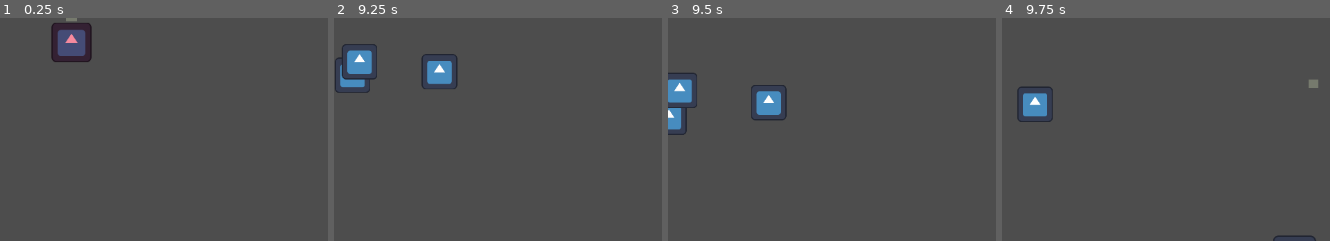
Above: before the commit, frames 1-4 (left to right).
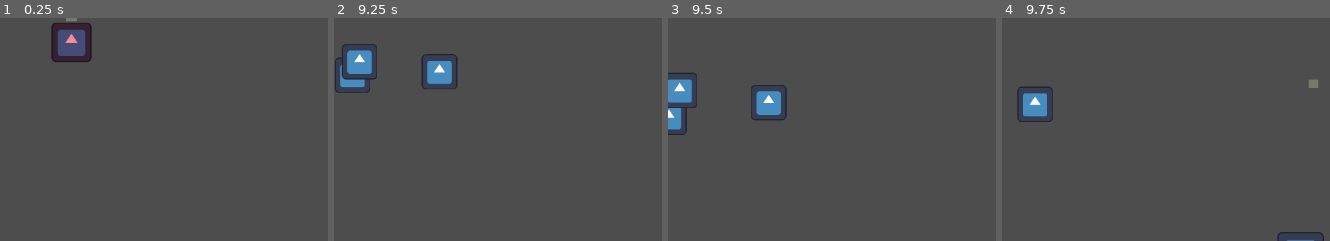
Above: after the commit, the same moments.

Repository: pradoh97/horde
Game: Godot game, scene res://level.tscn
Same seed, same stepped clock (60 frames per second), same inputs: the game is played once before the commit and once after it. The engine's default icon, where the game draws it, is replaced by a stand-in: a white triangle on a blue panel in a dark square.
Inputs (mouse positions are % of the whole screen's width and height, from its top left):
- Up to frame 1 (0.25 s): no input
- Up to frame 2 (9.25 s): tap Enter at 0.5, 5.75 s; move the mouse to (88, 45) at 0.52 s; press the mouse at (88, 45) at 0.53 s; release the mouse at (88, 45) at 1.25 s; tap Space at 1.25 s; drag from (37, 55) to (88, 45) at 1.27 s; move the mouse to (73, 28) at 2.02 s; hold Mouse wheel up (mouse_scroll_up) 2.03-2.75 s; click (73, 28) at 2.17 s; drag from (55, 70) to (71, 42) at 2.77 s; move the mouse to (97, 65) at 3.52 s; hold Mouse wheel down (mouse_scroll_down) 3.53-4.25 s; click (97, 65) at 3.67 s; drag from (24, 35) to (69, 51) at 4.27 s; move the mouse to (67, 50) at 5.02 s; press the mouse at (67, 50) at 5.03 s; release the mouse at (67, 50) at 5.75 s; drag from (43, 24) to (56, 45) at 5.77 s; move the mouse to (88, 45) at 6.52 s; hold Mouse wheel up (mouse_scroll_up) 6.53-7.25 s; click (88, 45) at 6.67 s; drag from (37, 55) to (75, 33) at 7.27 s; move the mouse to (73, 28) at 8.02 s; hold Mouse wheel down (mouse_scroll_down) 8.03-8.75 s; click (73, 28) at 8.17 s; drag from (55, 70) to (25, 59) at 8.77 s
- Up to frame 3 (9.5 s): no input
- Up to frame 4 (9.75 s): move the mouse to (97, 65) at 9.52 s; press the mouse at (97, 65) at 9.53 s
The pictures show only the part of the screen within x 50-100%, y 50-100%; the shares and areas given below are measured in that part.

Frames 1-3 are identical in both runs. In frame 4, 0.3% of the frame differs, in the area x 82-99%, y 95-100%.

Commit message:
Move resources required to fare

Diff:
--- a/resources/buildings/building.gd
+++ b/resources/buildings/building.gd
@@ -1,17 +1,9 @@
 class_name Building extends Area2D
 
-@export var troops_to_capture: int = 5
-@export var wood_to_capture: int = 5
-@export var stone_to_capture: int = 5
-@export var food_to_capture: int = 5
 @export var tween_duration: float = 1
 @export var inner_color_converted: Color
 @export var outer_color_converted: Color
 var captured = false
-var troops_in: int = 0
-var wood_in: int = 0
-var stone_in: int = 0
-var food_in: int = 0
 
 func capture_building():
 	captured = true
@@ -20,6 +12,3 @@
 	tween.tween_property(%Polygon2D, "color", inner_color_converted, tween_duration)
 	tween.tween_property(%Polygon2D2, "color", outer_color_converted, tween_duration)
 	tween.tween_property(self, "modulate", Color(1.0, 1.0, 1.0, 1.0), tween_duration)
-
-func _on_body_entered(_minion: Minion):
-	pass
--- a/resources/buildings/building.tscn
+++ b/resources/buildings/building.tscn
@@ -1,7 +1,7 @@
 [gd_scene load_steps=4 format=3 uid="uid://fcr0jybfv1cu"]
 
 [ext_resource type="Script" uid="uid://csvocenqac3ml" path="res://resources/buildings/building.gd" id="1_vondu"]
-[ext_resource type="Texture2D" uid="uid://os84bgw76vq" path="res://icon.svg" id="2_0srbn"]
+[ext_resource type="PackedScene" uid="uid://cfu1phpk1aprv" path="res://resources/fare.tscn" id="2_vondu"]
 
 [sub_resource type="RectangleShape2D" id="RectangleShape2D_0b4ue"]
 size = Vector2(507, 365)
@@ -23,25 +23,7 @@
 [node name="Polygon2D" type="Polygon2D" parent="."]
 polygon = PackedVector2Array(1, -30, 1, -190, 133, -190, 133, -283, 185, -283, 185, -333, 246, -333, 246, -283, 300, -283, 300, -191, 446, -191, 446, -30)
 
-[node name="Requirements" type="HBoxContainer" parent="."]
-offset_left = 95.0
-offset_top = -557.0
-offset_right = 327.0
-offset_bottom = -382.0
-alignment = 1
-
-[node name="MinionIcon" type="TextureRect" parent="Requirements"]
-layout_mode = 2
-size_flags_horizontal = 3
-texture = ExtResource("2_0srbn")
-expand_mode = 4
-stretch_mode = 5
-
-[node name="MinionCount" type="Label" parent="Requirements"]
-unique_name_in_owner = true
-layout_mode = 2
-theme_override_font_sizes/font_size = 128
-text = "0  "
-horizontal_alignment = 1
+[node name="Fare" parent="." instance=ExtResource("2_vondu")]
+one_time_pay = true
 
 [connection signal="body_entered" from="." to="." method="_on_body_entered"]
--- a/resources/buildings/city.gd
+++ b/resources/buildings/city.gd
@@ -3,12 +3,6 @@
 @export var max_spawn_speed: float = 1500
 @export var min_spawn_speed: float = 700
 @export var recruit_food_cost: int = 2
-
-func _ready():
-	update_troops_count_label()
-
-func update_troops_count_label():
-	%MinionCount.text = str(troops_to_capture - troops_in)
 
 func spawn_troop():
 	var new_minion: Minion = Minion.new_minion()
@@ -19,19 +13,8 @@
 	new_minion.velocity = Vector2(randf_range(-max_spawn_speed, max_spawn_speed), randf_range(-max_spawn_speed, max_spawn_speed))
 
 func _on_body_entered(minion: Minion):
-	if not captured:
-		if minion.army and not minion.is_leading:
-			troops_in += 1
-			minion.kill()
-			update_troops_count_label()
-		if troops_to_capture - troops_in == 0:
-			var tween = create_tween()
-			tween.set_parallel()
-			tween.tween_property(%Resources, "modulate", Color.TRANSPARENT, tween_duration)
-			tween.tween_property($KingConvert, "modulate", Color(1.0, 1.0, 1.0, 1.0), tween_duration)
-			$KingConvert.enable()
-			capture_building()
-			$StockPile.capture_building()
+	if not captured and minion.army and not minion.is_leading and $Fare.is_payment_valid(minion):
+		$Fare.charge_payment(minion)
 
 func _on_level_day_passed():
 	if captured:
@@ -42,3 +25,12 @@
 
 func _on_king_convert_activated():
 	$WeaponRack.enable()
+
+
+func _on_fare_payed(_minion):
+	var tween = create_tween()
+	tween.set_parallel()
+	tween.tween_property($KingConvert, "modulate", Color(1.0, 1.0, 1.0, 1.0), tween_duration)
+	$KingConvert.enable()
+	capture_building()
+	$StockPile.capture_building()
--- a/resources/buildings/city.tscn
+++ b/resources/buildings/city.tscn
@@ -1,10 +1,10 @@
 [gd_scene load_steps=7 format=3 uid="uid://bx2ov2sv7h0q0"]
 
 [ext_resource type="Script" uid="uid://c25l2c3djphnx" path="res://resources/buildings/city.gd" id="1_vgvu4"]
-[ext_resource type="Texture2D" uid="uid://os84bgw76vq" path="res://icon.svg" id="2_w14l4"]
 [ext_resource type="PackedScene" uid="uid://dgo07mr2aq1ys" path="res://resources/buildings/stock_pile.tscn" id="3_cofpr"]
 [ext_resource type="PackedScene" uid="uid://ca3qgsc7fa08u" path="res://resources/generators/king_convert.tscn" id="4_8prh0"]
 [ext_resource type="PackedScene" uid="uid://jlp2kdp37ndb" path="res://resources/generators/weapon_rack.tscn" id="5_04ykx"]
+[ext_resource type="PackedScene" uid="uid://cfu1phpk1aprv" path="res://resources/fare.tscn" id="5_i25wv"]
 
 [sub_resource type="RectangleShape2D" id="RectangleShape2D_0b4ue"]
 size = Vector2(507, 365)
@@ -30,28 +30,6 @@
 unique_name_in_owner = true
 polygon = PackedVector2Array(1, -30, 1, -190, 133, -190, 133, -283, 185, -283, 185, -333, 246, -333, 246, -283, 300, -283, 300, -191, 446, -191, 446, -30)
 
-[node name="Resources" type="HBoxContainer" parent="."]
-unique_name_in_owner = true
-offset_left = 95.0
-offset_top = -557.0
-offset_right = 327.0
-offset_bottom = -382.0
-alignment = 1
-
-[node name="MinionIcon" type="TextureRect" parent="Resources"]
-layout_mode = 2
-size_flags_horizontal = 3
-texture = ExtResource("2_w14l4")
-expand_mode = 4
-stretch_mode = 5
-
-[node name="MinionCount" type="Label" parent="Resources"]
-unique_name_in_owner = true
-layout_mode = 2
-theme_override_font_sizes/font_size = 128
-text = "0  "
-horizontal_alignment = 1
-
 [node name="StockPile" parent="." instance=ExtResource("3_cofpr")]
 position = Vector2(-1260, -384)
 
@@ -60,7 +38,11 @@
 
 [node name="WeaponRack" parent="." instance=ExtResource("5_04ykx")]
 position = Vector2(1235, -1159)
-enabled = false
+
+[node name="Fare" parent="." instance=ExtResource("5_i25wv")]
+position = Vector2(215, -561)
+required_minions = 5
 
 [connection signal="body_entered" from="." to="." method="_on_body_entered"]
 [connection signal="activated" from="KingConvert" to="." method="_on_king_convert_activated"]
+[connection signal="payed" from="Fare" to="." method="_on_fare_payed"]
--- a/resources/fare.gd
+++ b/resources/fare.gd
@@ -1,19 +1,31 @@
-class_name Fare extends Area2D
+class_name Fare extends Node2D
 
 signal payed(minion: Minion)
 
+@export var one_time_pay: bool = false
+@export var enabled: bool = true
+@export var allow_partial_payment: bool = false
+@export_group("Requirements")
 @export var required_food: int = 0
 @export var required_wood: int = 0
 @export var required_stone: int = 0
 @export var required_minions: int = 0
-@export var one_time_pay: bool = false
-@export var use_parent_collision: bool = false
+@export_group("Exchange")
+@export var exchanged_resource: Texture2D = null
+@export var exchange_amount: int = 0
+
+var food_in: int = 0
+var wood_in: int = 0
+var stone_in: int = 0
+var minions_in: int = 0
 
 func _ready():
 	%Food/Count.text = str(required_food)
 	%Wood/Count.text = str(required_wood)
 	%Stone/Count.text = str(required_stone)
 	%Minion/Count.text = str(required_minions)
+	%ExchangedResource/Count.text = "  " + str(exchange_amount)
+	%ExchangedResource/TextureRect.texture = exchanged_resource
 	if required_food == 0:
 		%Food.visible = false
 	if required_wood == 0:
@@ -22,16 +34,16 @@
 		%Stone.visible = false
 	if required_minions == 0:
 		%Minion.visible = false
-	if use_parent_collision:
-		disable()
+	if exchange_amount == 0:
+		%ExchangedResource.visible = false
 
 func disable():
-	$CollisionShape2D.set_deferred("disabled", true)
+	enabled = false
 
 func enable():
-	$CollisionShape2D.set_deferred("disabled", false)
+	enabled = true
 
-func payment_valid(minion: Minion) -> bool:
+func is_payment_valid(minion: Minion) -> bool:
 	var level: Level = minion.army.get_level()
 	var food_stock = level.get_food_stock()
 	var wood_stock = level.get_wood_stock()
@@ -42,15 +54,9 @@
 	return meets_required_goods
 
 func charge_payment(minion: Minion):
-	var level: Level = minion.army.get_level()
-	level.update_food_stock(-required_food)
-	level.update_wood_stock(-required_wood)
-	level.update_stone_stock(-required_stone)
-	payed.emit(minion)
-	if one_time_pay:
-		$CollisionShape2D.set_deferred("disabled", true)
-
-
-func _on_body_entered(minion: Minion):
-	if minion.is_leading and payment_valid(minion):
-		charge_payment(minion)
+	if enabled:
+		var level: Level = minion.army.get_level()
+		level.update_food_stock(-required_food)
+		level.update_wood_stock(-required_wood)
+		level.update_stone_stock(-required_stone)
+		payed.emit(minion)
--- a/resources/fare.tscn
+++ b/resources/fare.tscn
@@ -6,91 +6,105 @@
 [ext_resource type="Texture2D" uid="uid://dteeqtomkve4" path="res://assets/Wood.png" id="4_vna4q"]
 [ext_resource type="Texture2D" uid="uid://bb8n2voct7ge7" path="res://assets/Stone.png" id="5_wiue6"]
 
-[sub_resource type="RectangleShape2D" id="RectangleShape2D_yl18d"]
-size = Vector2(98, 90)
-
-[node name="Fare" type="Area2D"]
-collision_layer = 256
-collision_mask = 4
+[node name="Fare" type="Node2D"]
 script = ExtResource("1_rcysw")
 
-[node name="CollisionShape2D" type="CollisionShape2D" parent="."]
-shape = SubResource("RectangleShape2D_yl18d")
-
 [node name="Resources" type="HBoxContainer" parent="."]
-unique_name_in_owner = true
-offset_left = -503.0
-offset_top = -239.0
-offset_right = 509.0
-offset_bottom = -64.0
+anchors_preset = 10
+anchor_right = 1.0
+offset_left = -518.5
+offset_right = 518.5
+offset_bottom = 169.0
+grow_horizontal = 2
+theme_override_constants/separation = 64
 alignment = 1
 
-[node name="Minion" type="HBoxContainer" parent="Resources"]
+[node name="RequiredResources" type="HBoxContainer" parent="Resources"]
 unique_name_in_owner = true
 layout_mode = 2
 
-[node name="Icon" type="TextureRect" parent="Resources/Minion"]
+[node name="Minion" type="HBoxContainer" parent="Resources/RequiredResources"]
+unique_name_in_owner = true
+layout_mode = 2
+
+[node name="Icon" type="TextureRect" parent="Resources/RequiredResources/Minion"]
 layout_mode = 2
 size_flags_horizontal = 3
 texture = ExtResource("2_gd0k2")
 expand_mode = 2
 stretch_mode = 5
 
-[node name="Count" type="Label" parent="Resources/Minion"]
+[node name="Count" type="Label" parent="Resources/RequiredResources/Minion"]
 layout_mode = 2
 theme_override_font_sizes/font_size = 64
 text = "0  "
 horizontal_alignment = 1
 
-[node name="Food" type="HBoxContainer" parent="Resources"]
+[node name="Food" type="HBoxContainer" parent="Resources/RequiredResources"]
 unique_name_in_owner = true
 layout_mode = 2
 
-[node name="Icon" type="TextureRect" parent="Resources/Food"]
+[node name="Icon" type="TextureRect" parent="Resources/RequiredResources/Food"]
 layout_mode = 2
 size_flags_horizontal = 3
 texture = ExtResource("3_tcvl5")
 expand_mode = 2
 stretch_mode = 5
 
-[node name="Count" type="Label" parent="Resources/Food"]
+[node name="Count" type="Label" parent="Resources/RequiredResources/Food"]
 layout_mode = 2
 theme_override_font_sizes/font_size = 64
 text = "0  "
 horizontal_alignment = 1
 
-[node name="Wood" type="HBoxContainer" parent="Resources"]
+[node name="Wood" type="HBoxContainer" parent="Resources/RequiredResources"]
 unique_name_in_owner = true
 layout_mode = 2
 
-[node name="Icon" type="TextureRect" parent="Resources/Wood"]
+[node name="Icon" type="TextureRect" parent="Resources/RequiredResources/Wood"]
 layout_mode = 2
 size_flags_horizontal = 3
 texture = ExtResource("4_vna4q")
 expand_mode = 2
 stretch_mode = 5
 
-[node name="Count" type="Label" parent="Resources/Wood"]
+[node name="Count" type="Label" parent="Resources/RequiredResources/Wood"]
 layout_mode = 2
 theme_override_font_sizes/font_size = 64
 text = "0  "
 horizontal_alignment = 1
 
-[node name="Stone" type="HBoxContainer" parent="Resources"]
+[node name="Stone" type="HBoxContainer" parent="Resources/RequiredResources"]
 unique_name_in_owner = true
 layout_mode = 2
 
-[node name="Icon" type="TextureRect" parent="Resources/Stone"]
+[node name="Icon" type="TextureRect" parent="Resources/RequiredResources/Stone"]
 layout_mode = 2
 size_flags_horizontal = 3
 texture = ExtResource("5_wiue6")
 expand_mode = 2
 stretch_mode = 5
 
-[node name="Count" type="Label" parent="Resources/Stone"]
+[node name="Count" type="Label" parent="Resources/RequiredResources/Stone"]
 layout_mode = 2
 theme_override_font_sizes/font_size = 64
 text = "0  "
 horizontal_alignment = 1
 
-[connection signal="body_entered" from="." to="." method="_on_body_entered"]
+[node name="ExchangedResource" type="HBoxContainer" parent="Resources"]
+unique_name_in_owner = true
+layout_mode = 2
+theme_override_constants/separation = 0
+
+[node name="Label" type="Label" parent="Resources/ExchangedResource"]
+layout_mode = 2
+theme_override_font_sizes/font_size = 64
+text = "=====> "
+
+[node name="TextureRect" type="TextureRect" parent="Resources/ExchangedResource"]
+layout_mode = 2
+
+[node name="Count" type="Label" parent="Resources/ExchangedResource"]
+layout_mode = 2
+theme_override_font_sizes/font_size = 64
+text = "  0"
Not shown: 1 places in resources/fare.tscn that only renumber resources
